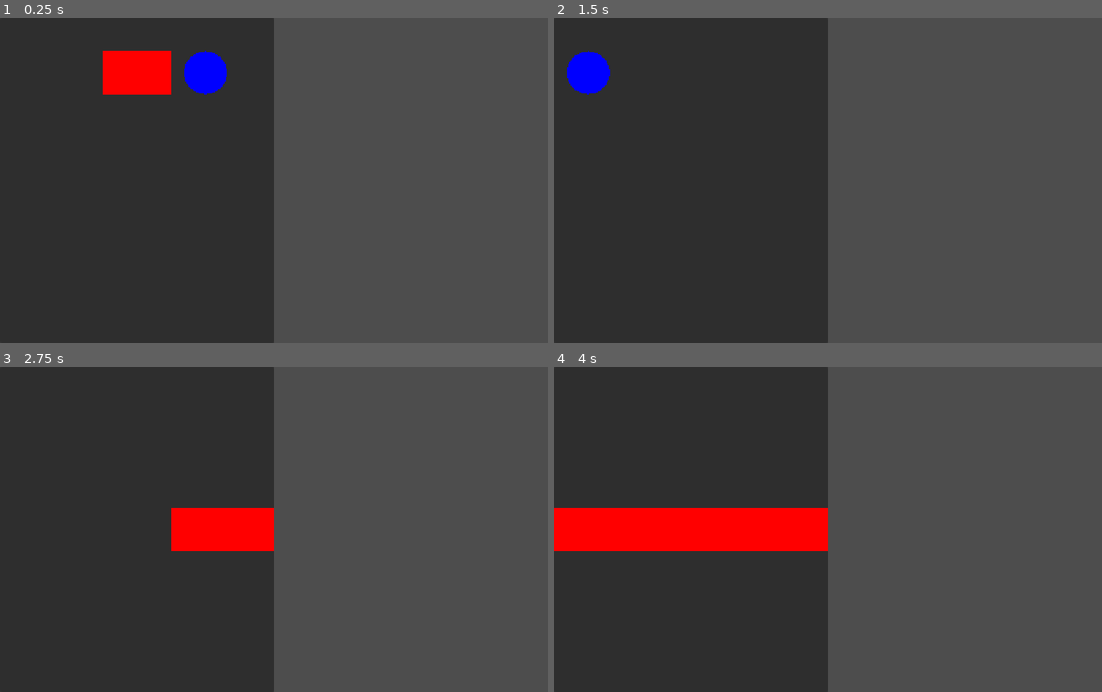
Above: before the commit, frames 1-4 (two rows, left to right).
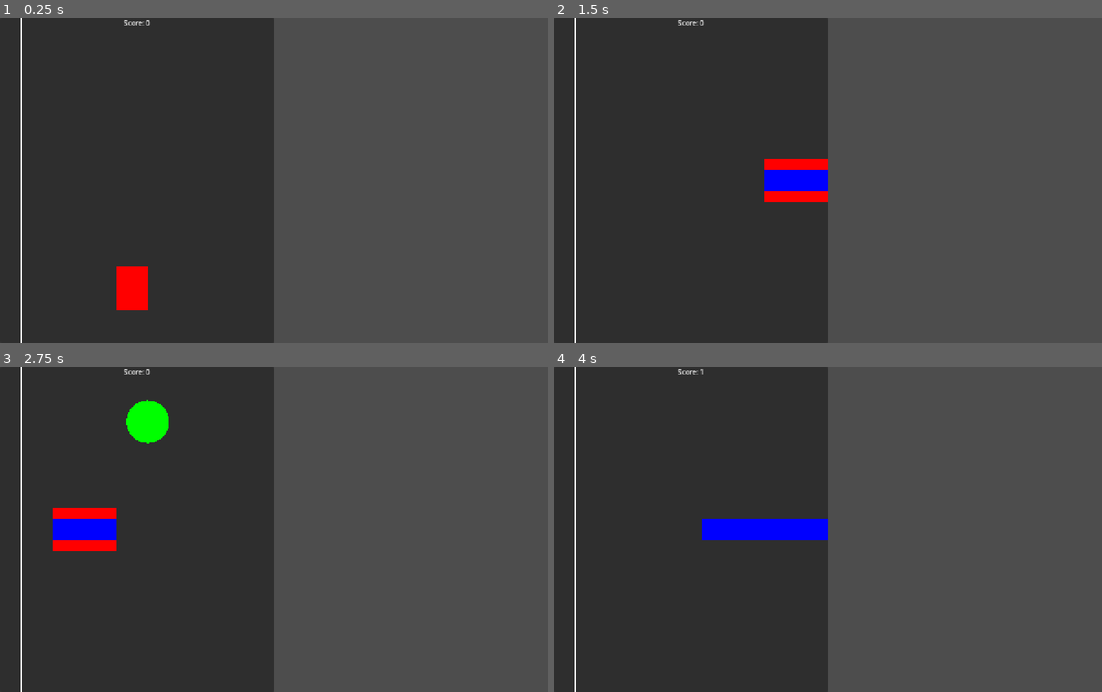
Above: after the commit, the same moments.

Repository: SKeppinger/alt-ctrl-2025
Game: Godot game, scene res://game/main_game.tscn
Same seed, same stepped clock (60 frames per second), same inputs: the game is played once before the commit and once after it. The project has no main scene, so this scene is started directly.
Inputs (mouse positions are in pixels of both pictures, inside the frame that each line leads up to):
- Up to frame 1 (0.25 s): no input
- Up to frame 2 (1.5 s): move the mouse to (948, 164) at 0.52 s; hold Space (full_press) 0.53-1.28 s; tap A (partial_press) at 0.8, 1.35 s; move the mouse to (718, 196) at 1.27 s
- Up to frame 3 (2.75 s): tap S (switch, bound only after the commit) at 1.55, 2.1 s; move the mouse to (328, 458) at 2.02 s; right-click (328, 458) at 2.3 s
- Up to frame 4 (4 s): move the mouse to (800, 594) at 2.77 s; right-click (800, 594) at 2.85 s; click (800, 594) at 3.05 s; move the mouse to (992, 578) at 3.52 s; press the mouse at (992, 578) at 3.53 s; tap Space (full_press) at 3.8 s

The runs differ from the first frame. In frame 1, 3.6% of the frame differs, in the area x 3-42%, y 0-100%; in frame 2, 2.6%; in frame 3, 5.1%; in frame 4, 6.9%, in the area x 0-50%, y 0-100%.

Commit message:
functional prototype done!

Diff:
--- a/game/main_game.gd
+++ b/game/main_game.gd
@@ -1,4 +1,11 @@
 extends Node3D
+
+var score_val = 0
+
+signal partial_press
+signal full_press
+signal switch
+signal trigger
 
 ## TEMPORARY
 func _ready():
@@ -6,4 +13,45 @@
 
 ## TEMPORARY
 func _process(delta):
-	$UI/MapUi.update_map(delta)
+	$UI/MapUi.update_map(delta, score_val)
+	# Initial note hits
+	if Input.is_action_just_pressed("partial_press"):
+		partial_press.emit()
+	if Input.is_action_just_pressed("full_press"):
+		full_press.emit()
+	if Input.is_action_just_pressed("switch"):
+		switch.emit()
+	if Input.is_action_just_pressed("trigger"):
+		trigger.emit()
+	# Note holds
+	for note in $UI/MapUi.get_held_notes():
+		if not note.was_missed:
+			match note.type:
+				References.NoteType.Push:
+					match note.depth:
+						References.Depth.NoPush:
+							if Input.is_action_pressed("full_press") or Input.is_action_pressed("partial_press"):
+								note.miss()
+							elif not note.was_hit:
+								note.hit()
+						References.Depth.PartialPush:
+							if not Input.is_action_pressed("partial_press"):
+								note.miss()
+							elif not note.was_hit:
+								note.hit()
+						References.Depth.FullPush:
+							if not Input.is_action_pressed("full_press"):
+								note.miss()
+							elif not note.was_hit:
+								note.hit()
+				References.NoteType.Trigger:
+					if not Input.is_action_pressed("trigger"):
+						note.miss()
+					elif not note.was_hit:
+						note.hit()
+
+func _load_note(note):
+	note.hit_note.connect(score)
+
+func score():
+	score_val += 1 ## TEMPORARY
--- a/game/main_game.tscn
+++ b/game/main_game.tscn
@@ -9,3 +9,11 @@
 [node name="Camera3D" type="Camera3D" parent="."]
 
 [node name="UI" parent="." instance=ExtResource("1_3fham")]
+
+[connection signal="full_press" from="." to="UI/MapUi" method="_on_full_press"]
+[connection signal="partial_press" from="." to="UI/MapUi" method="_on_partial_press"]
+[connection signal="switch" from="." to="UI/MapUi" method="_on_switch"]
+[connection signal="trigger" from="." to="UI/MapUi" method="_on_trigger"]
+[connection signal="load_note" from="UI/MapUi" to="." method="_load_note"]
+
+[editable path="UI"]
--- a/game/map.gd
+++ b/game/map.gd
@@ -1,31 +1,52 @@
-extends PanelContainer
+extends Panel
 class_name Map
 
 # The notes in the song
 var notes: Array[Note]
 # The map width (how much time of the song is shown on screen, in seconds)
 var map_width_time = 2.0
+# The map width (how much of the panel represents the above time)
+var map_width_size = size.x - 50
 # The current time
 var time = 0.0
+# The margin of error for input in seconds
+var margin = 0.1
+
+signal load_note
+
+# Get the notes that should currently be held (push inputs are followed by depth)
+func get_held_notes():
+	var held_notes = []
+	for note in notes:
+		if (note.was_hit or note.hold_scores > 0) and (time > note.start_time and time < note.start_time + note.duration - margin) and note.duration > 0.25:
+			if not note.was_missed:
+				held_notes.append(note)
+	return held_notes
 
 # Convert note start time to x value on map
 func get_note_x(note):
+	if time > note.start_time:
+		return 50
 	var dt = note.start_time - time
-	return (dt / 2.0) * size.x
+	return ((dt / map_width_time) * map_width_size) + 50
 
 # Convert note depth to y value on map
 func get_note_y(note):
+	var y = 78
 	match note.depth:
-		References.Depth.NoPush:
-			return 78
 		References.Depth.PartialPush:
-			return 78 + 252
+			y += 252
 		References.Depth.FullPush:
-			return 78 + 252 + 252
+			y += 504
+	if note.type == References.NoteType.Trigger:
+		y += 25
+	return y
 
 # Convert note duration to note width
 func get_note_width(note):
-	var width = (note.duration / 2.0) * size.x
+	var width = (note.duration / map_width_time) * map_width_size
+	if time > note.start_time:
+		width -= (((time - note.start_time) / map_width_time) * map_width_size)
 	if get_note_x(note) + width > size.x:
 		return size.x - get_note_x(note)
 	return width
@@ -45,20 +66,66 @@
 			var duration = note[2]
 			var depth = note[3]
 			var connect_to_next = note[4]
-			notes.append(Note.new().load_values(type, start_time, duration, depth, connect_to_next))
+			var note_node = Note.new().load_values(type, start_time, duration, depth, connect_to_next)
+			notes.append(note_node)
+			load_note.emit(note_node)
 
-func update_map(time_passed):
+func update_map(time_passed, new_score):
 	time += time_passed
+	for note in notes:
+		if not note.was_missed and not note.was_hit and time > note.start_time + margin:
+			note.miss()
+	for note in get_held_notes():
+		note.held_time = time - note.start_time
+		if note.held_time >= 0.25 * note.hold_scores:
+			note.was_hit = false
+	$Score.text = "Score: " + str(new_score)
 	queue_redraw()
 
 # Draw notes to screen
 func _draw():
 	for note in notes:
-		if time >= note.start_time - map_width_time and time <= note.start_time + note.duration:
-			match note.type:
-				References.NoteType.Trigger:
-					draw_rect(Rect2(Vector2(get_note_x(note), get_note_y(note)), Vector2(get_note_width(note), 100)), Color.RED)
-				References.NoteType.Switch:
-					draw_circle(Vector2(get_note_x(note), get_note_y(note) + 50), 50, Color.BLUE)
-			if note.connect_to_next:
-				pass ## SOMEHOW connect the note to the next note's depth
+		if not note.was_missed and not (note.was_hit and note.duration <= 0.25):
+			if time >= note.start_time - map_width_time and time <= note.start_time + note.duration:
+				match note.type:
+					References.NoteType.Push:
+						draw_rect(Rect2(Vector2(get_note_x(note), get_note_y(note)), Vector2(get_note_width(note), 100)), Color.RED)
+					References.NoteType.Trigger:
+						draw_rect(Rect2(Vector2(get_note_x(note), get_note_y(note)), Vector2(get_note_width(note), 50)), Color.BLUE)
+					References.NoteType.Switch:
+						draw_circle(Vector2(get_note_x(note), get_note_y(note) + 50), 50, Color.GREEN)
+				if note.connect_to_next:
+					pass ## SOMEHOW connect the note to the next note's depth
+	draw_line(Vector2(50, 0), Vector2(50, 760), Color.WHITE)
+
+# Catch a full press input
+func _on_full_press():
+	for note in notes:
+		if time > note.start_time - margin and time < note.start_time + margin:
+			if note.type == References.NoteType.Push and note.depth == References.Depth.FullPush and not note.was_hit:
+				note.hit()
+				return
+
+# Catch a partial press input
+func _on_partial_press():
+	for note in notes:
+		if time > note.start_time - margin and time < note.start_time + margin:
+			if note.type == References.NoteType.Push and note.depth == References.Depth.PartialPush and not note.was_hit:
+				note.hit()
+				return
+
+# Catch a trigger input
+func _on_trigger():
+	for note in notes:
+		if time > note.start_time - margin and time < note.start_time + margin:
+			if note.type == References.NoteType.Trigger and not note.was_hit:
+				note.hit()
+				return
+
+# Catch a switch input
+func _on_switch():
+	for note in notes:
+		if time > note.start_time - margin and time < note.start_time + margin:
+			if note.type == References.NoteType.Switch and not note.was_hit:
+				note.hit()
+				return
--- a/game/note.gd
+++ b/game/note.gd
@@ -6,6 +6,26 @@
 @export var duration: float
 @export var depth: References.Depth
 @export var connect_to_next = false
+
+var was_hit = false
+var was_missed = false
+var held_time = 0.0
+var hold_scores = 0
+
+signal hit_note
+
+# Hit the note
+func hit():
+	print("hit!")
+	hit_note.emit()
+	hold_scores += 1
+	was_hit = true
+
+# Miss the note
+func miss():
+	print("miss!")
+	hold_scores = 0
+	was_missed = true
 
 # Parse string values and return self
 func load_values(t, st, dur, dep, con):
--- a/project.godot
+++ b/project.godot
@@ -45,7 +45,7 @@
 }
 switch={
 "deadzone": 0.2,
-"events": [Object(InputEventMouseButton,"resource_local_to_scene":false,"resource_name":"","device":-1,"window_id":0,"alt_pressed":false,"shift_pressed":false,"ctrl_pressed":false,"meta_pressed":false,"button_mask":0,"position":Vector2(0, 0),"global_position":Vector2(0, 0),"factor":1.0,"button_index":2,"canceled":false,"pressed":false,"double_click":false,"script":null)
+"events": [Object(InputEventKey,"resource_local_to_scene":false,"resource_name":"","device":-1,"window_id":0,"alt_pressed":false,"shift_pressed":false,"ctrl_pressed":false,"meta_pressed":false,"pressed":false,"keycode":83,"physical_keycode":0,"key_label":0,"unicode":115,"location":0,"echo":false,"script":null)
 ]
 }
 
--- a/references.gd
+++ b/references.gd
@@ -2,4 +2,4 @@
 
 enum Depth {NoPush=0, PartialPush=1, FullPush=2}
 
-enum NoteType {Trigger, Switch}
+enum NoteType {Push, Trigger, Switch}
--- a/songs/song.csv
+++ b/songs/song.csv
@@ -1,3 +1,5 @@
-Trigger,1.0,0.5,NoPush,false
-Switch,1.75,0.25,NoPush,false
-Trigger,4.0,5.0,PartialPush,false
+Push,1.0,0.25,FullPush,false
+Push,3.0,0.5,PartialPush,false
+Trigger,3.0,0.5,PartialPush,false
+Switch,3.75,0.25,NoPush,false
+Trigger,5.0,5.0,PartialPush,false
--- a/ui/map_ui.tscn
+++ b/ui/map_ui.tscn
@@ -2,7 +2,19 @@
 
 [ext_resource type="Script" uid="uid://d0pntlyqdys8p" path="res://game/map.gd" id="1_raqrw"]
 
-[node name="MapUi" type="PanelContainer"]
+[node name="MapUi" type="Panel"]
 offset_right = 640.0
 offset_bottom = 760.0
 script = ExtResource("1_raqrw")
+
+[node name="Score" type="Label" parent="."]
+layout_mode = 1
+anchors_preset = 5
+anchor_left = 0.5
+anchor_right = 0.5
+offset_left = -105.0
+offset_right = 105.0
+offset_bottom = 23.0
+grow_horizontal = 2
+text = "Score: 0"
+horizontal_alignment = 1
